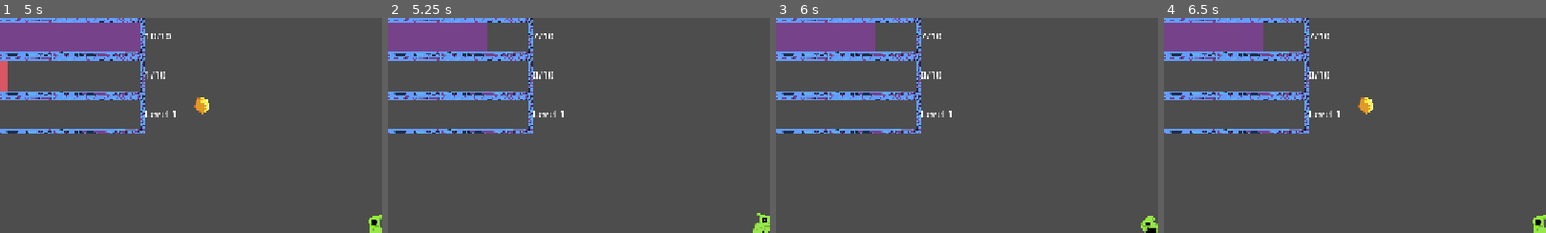
Above: before the commit, frames 1-4 (left to right).
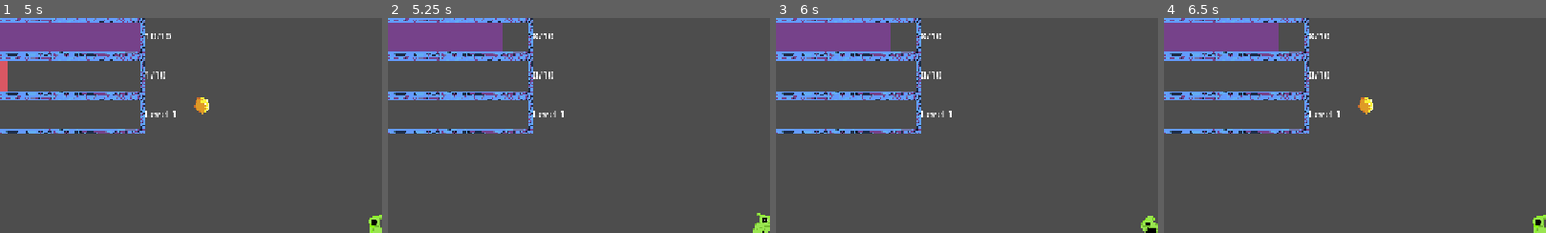
Above: after the commit, the same moments.

Repository: BigGaetan/Doom-rogue-like
Game: Godot game, scene res://scenes/level.tscn
The game is run twice, just before and just after one commit, with the same random seed, the same clock (stepped at 60 frames per second) and the same inputs.
Inputs:
- Up to frame 1 (5 s): tap Enter (ui_accept) at 0.5, 0.77, 1.25, 1.52, 3.02, 3.77, 4.52 s; hold Right (ui_right) 0.53-2.03 s; tap E (cast_spell) every 0.75 s from 0.6 to 4.35 s; hold Left (ui_left) 2.03-2.78 s; hold Right (ui_right) 2.78-4.28 s; hold Left (ui_left) from 4.28 s (still down)
- Up to frame 2 (5.25 s): release Left (ui_left) at 5.03 s; hold Right (ui_right) from 5.03 s (still down); tap E (cast_spell) at 5.1 s
- Up to frame 3 (6 s): release Right (ui_right) at 5.78 s; hold Left (ui_left) from 5.78 s (still down); tap E (cast_spell) at 5.85 s
- Up to frame 4 (6.5 s): keep holding Left (ui_left); tap Enter (ui_accept) at 6.02 s
The pictures show only the part of the screen within x 1-51%, y 0-50%; the shares and areas given below are measured in that part.

Frame 1 is identical in both runs. In frame 2, 0.6% of the frame differs, in the area x 26-40%, y 2-16%; in frame 3, 0.6%; in frame 4, 0.6%.

Commit message:
add ia enemy basic

Diff:
--- a/scenes/enemy.tscn
+++ b/scenes/enemy.tscn
@@ -90,6 +90,12 @@
 [sub_resource type="RectangleShape2D" id="RectangleShape2D_4ra3w"]
 size = Vector2(24.761906, 21)
 
+[sub_resource type="RectangleShape2D" id="RectangleShape2D_5uy6h"]
+size = Vector2(93.45795, 21.042873)
+
+[sub_resource type="RectangleShape2D" id="RectangleShape2D_c4w8v"]
+size = Vector2(28, 21)
+
 [node name="Enemy" type="CharacterBody2D" unique_id=498072190]
 collision_layer = 2
 collision_mask = 15
@@ -100,5 +106,22 @@
 
 [node name="CollisionShape2D" type="CollisionShape2D" parent="." unique_id=1403317908]
 position = Vector2(-5.9604645e-08, 0.5)
-scale = Vector2(1.05, 1.05)
+scale = Vector2(1.08, 1.05)
 shape = SubResource("RectangleShape2D_4ra3w")
+
+[node name="DetectionArea" type="Area2D" parent="." unique_id=195521233]
+
+[node name="CollisionShape2D" type="CollisionShape2D" parent="DetectionArea" unique_id=1980398348]
+position = Vector2(0, 0.25793755)
+scale = Vector2(1.07, 1.07)
+shape = SubResource("RectangleShape2D_5uy6h")
+
+[node name="AttaqueArea" type="Area2D" parent="." unique_id=1761583957]
+
+[node name="CollisionShape2D" type="CollisionShape2D" parent="AttaqueArea" unique_id=836407882]
+position = Vector2(0, 0.5)
+shape = SubResource("RectangleShape2D_c4w8v")
+
+[connection signal="body_entered" from="DetectionArea" to="." method="_on_detection_area_body_entered"]
+[connection signal="body_exited" from="DetectionArea" to="." method="_on_detection_area_body_exited"]
+[connection signal="body_entered" from="AttaqueArea" to="." method="_on_attaque_area_body_entered"]
--- a/scripts/enemy.gd
+++ b/scripts/enemy.gd
@@ -1,13 +1,19 @@
 extends CharacterBody2D
 
 @onready var animE = $AnimatedSprite2D
+@onready var detction = $DetectionArea
 
 const SPEED = 25.0
 const GRAVITY = 900
 
 var direction = -1
 
+var player = null
+var state = "patrol"
+var can_attack = true
+
 var hp = 20
+var xp_value = 2
 
 func _physics_process(delta: float) -> void:
 	# Add the gravity.
@@ -19,8 +25,12 @@
 	if is_on_wall():
 		direction *= -1
 
-	if velocity.x != 0:
-		animE.flip_h = velocity.x < 0
+
+	match state:
+		"patrol":
+			patrol()
+		"chase":
+			chase()
 
 	move_and_slide()
 	updated_animation()
@@ -37,6 +47,8 @@
 			play_anim("run")
 		else:
 			play_anim("default")
+	if velocity.x != 0:
+		animE.flip_h = velocity.x > 0
 
 func take_damage(amount):
 	hp -= amount
@@ -48,4 +60,45 @@
 
 func die():
 	print("enemy dead")
+	give_xp()
 	queue_free()
+
+func give_xp():
+	var player = get_tree().get_first_node_in_group("player")
+
+	if player != null:
+		player.add_xp(xp_value)
+
+func patrol():
+	velocity.x = direction * SPEED
+
+	if is_on_wall():
+		direction *= -1
+
+
+func chase():
+	if player == null :
+		state = "patrol"
+		return
+
+	var dir = sign(player.global_position.x - global_position.x)
+	velocity.x = dir * SPEED
+
+
+
+func _on_detection_area_body_entered(body: Node2D) -> void:
+	if body.is_in_group("player"):
+		player = body
+		state = "chase"
+
+func _on_detection_area_body_exited(body: Node2D) -> void:
+	if body.is_in_group("player"):
+		player = null
+		state = "patrol"
+
+func _on_attaque_area_body_entered(body: Node2D) -> void:
+	if body.is_in_group("player"):
+		body.take_damage(2)
+		can_attack = false
+		await get_tree().create_timer(1.0).timeout
+		can_attack = true
--- a/scripts/player.gd
+++ b/scripts/player.gd
@@ -117,12 +117,13 @@
 	global_position = Vector2(0, 0)
 
 func reduce_mana(amount):
-	mana -= amount
-	mana = max(mana, 0)
-	print("mana : ", mana)
-
-	if mana == 0:
-		take_damage(amount)
+	if amount > mana:
+		take_damage(amount - mana)
+		mana = 0
+	else :
+		mana -= amount
+		mana = max(mana, 0)
+		print("mana : ", mana)
 
 func start_cast():
 	is_casting = true
Not shown, added: sprite/tileset/TheTilesetTemplate Tileset3d_stone.png.import
Not shown, added: sprite/tileset/TheTilesetTemplate Tileset3d_stone_strip.png.import
